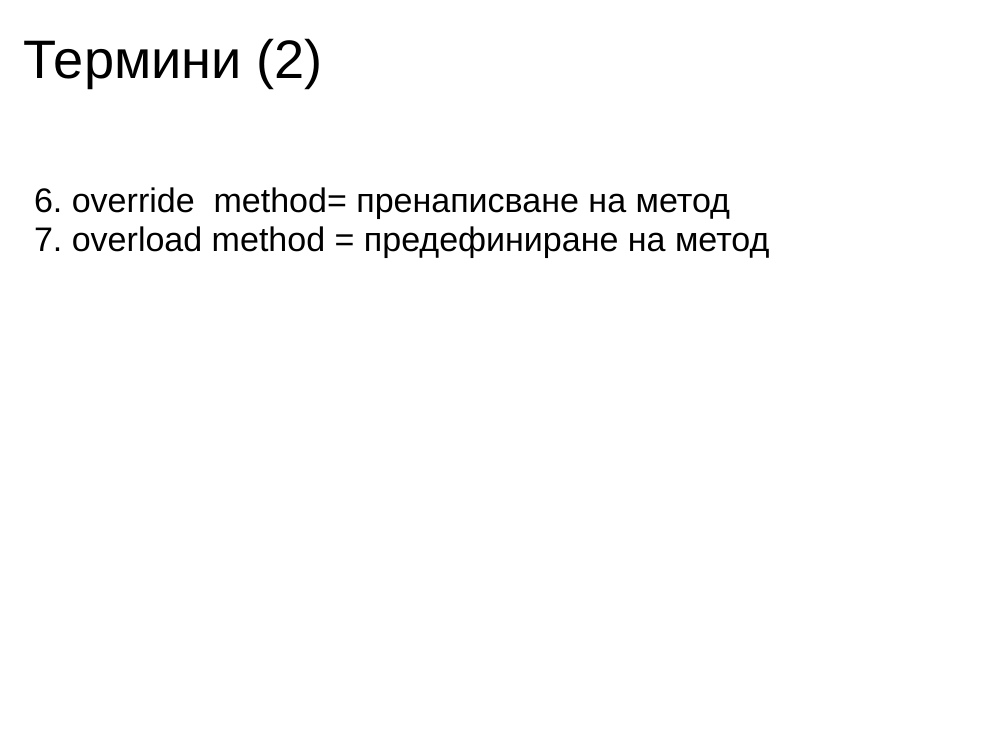
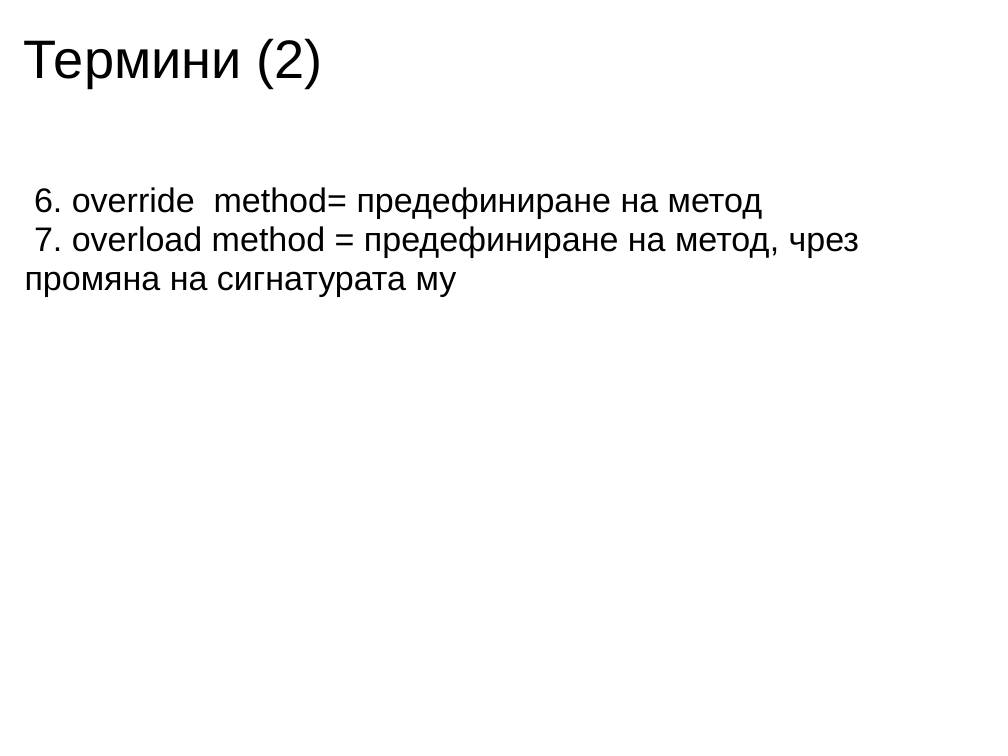
Before and after one commit to uamartins/design-patterns-book, a slide deck: slide 3 of resources/Chapter-27-Template-Method/Chapter-27-Template-Method.ppt. Drawn at 1008x756 pixels with LibreOffice and Linux fonts; fonts in the diff are those of the drawing. Boxes give left, top, right and bottom in pixels: in the first picture for what was removed or moved away, otherwise in the second. Text is boxed around its words. In the diff, an @@ line names an element or a change of style, - is before the commit and + after.

```diff
--- a/resources/Chapter-27-Template-Method/Chapter-27-Template-Method.ppt
+++ b/resources/Chapter-27-Template-Method/Chapter-27-Template-Method.ppt
@@ text at <box>25,187,859,296</box>: text changed @@
-6. override method= пренаписване на метод
-7. overload method = предефиниране на метод
+6. override method= предефиниране на метод
+7. overload method = предефиниране на метод, чрез промяна на сигнатурата му
```
Also in this commit, not shown: 5 other slides changed, 1 other file.
